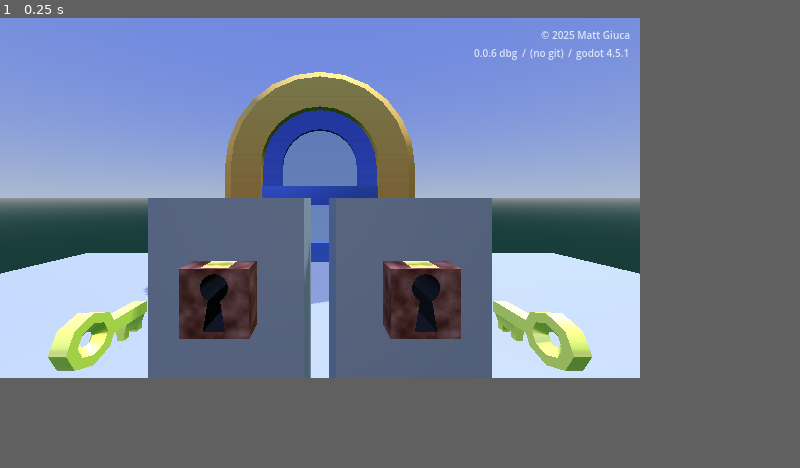
Above: before the commit, frame 1.
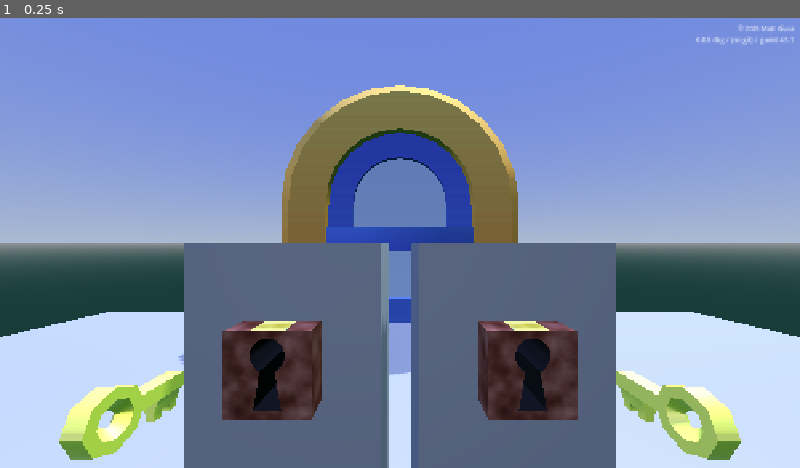
Above: after the commit, the same moment.

Repository: mgiuca/two-hands
Game: Godot game, scene res://scenes/main.tscn
Two runs of this game, one before a commit and one after it. Both use one fixed random seed, a clock stepped at 60 frames per second and the inputs below. Sound files missing from this copy of the repository are replaced by a short silence.
Inputs:
- Up to frame 1 (0.25 s): no input
In our replay, the window is 640x360 before the commit and 800x450 after it. These sizes can differ from the game's own. Grey fills any space a smaller window leaves; there, only what the larger window draws over its background counts as a difference.

The runs differ from the first frame. In frame 1, 59% of the frame differs, in the area x 0-100%, y 0-100%.

Commit message:
Double viewport size.
The tiny viewport was a bit silly.

Diff:
--- a/project.godot
+++ b/project.godot
@@ -37,8 +37,8 @@
 
 [display]
 
-window/size/viewport_width=640
-window/size/viewport_height=360
+window/size/viewport_width=1280
+window/size/viewport_height=720
 window/stretch/mode="canvas_items"
 window/stretch/aspect="expand"
 window/vsync/vsync_mode=0
